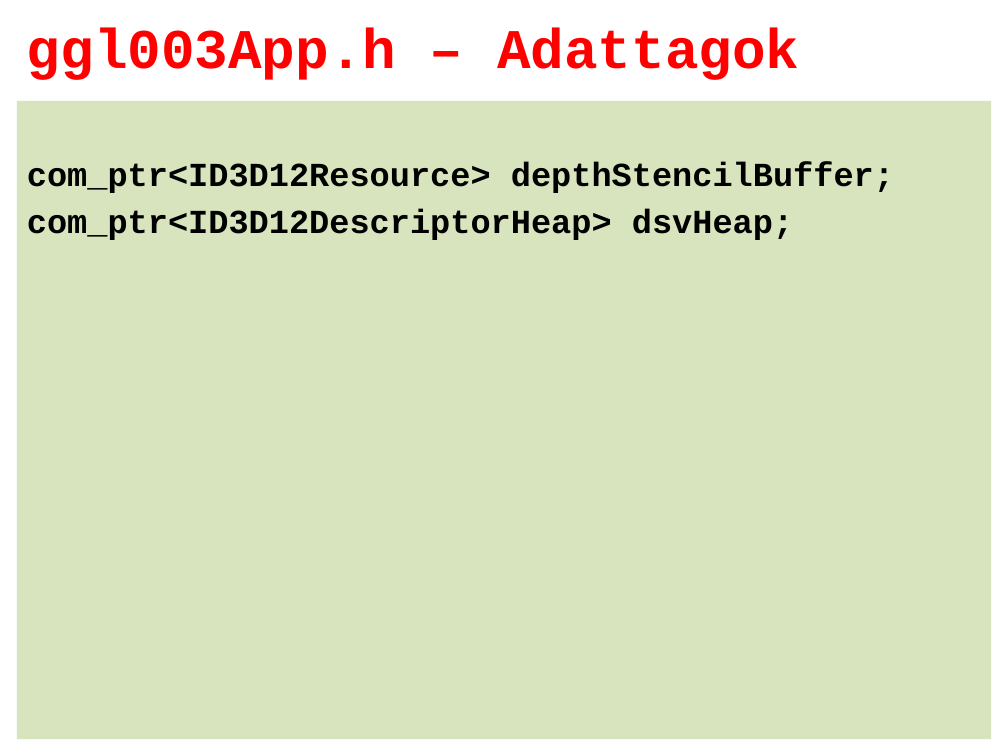
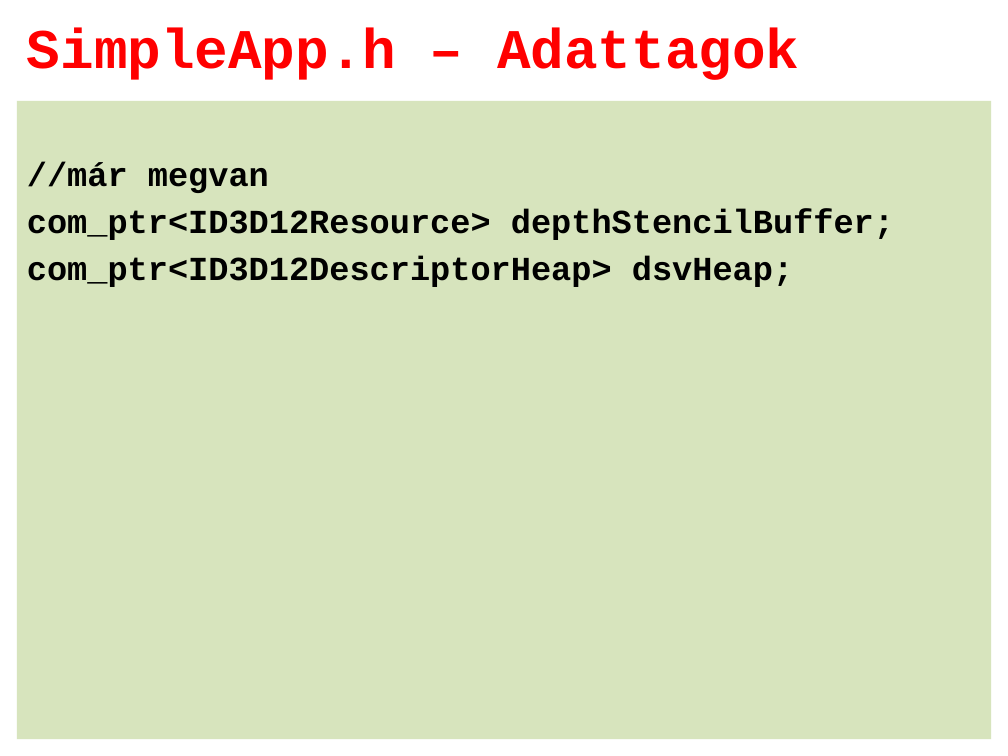
Before and after one commit to szecsi/dx12, a slide deck: slide 10 of Slides/ggl003-Assimp.pptx. Drawn at 1008x756 pixels with LibreOffice and Linux fonts; fonts in the diff are those of the drawing; background and template pictures are left out. Boxes give left, top, right and bottom in pixels: in the first picture for what was removed or moved away, otherwise in the second. Text is boxed around its words. In the diff, an @@ line names an element or a change of style, - is before the commit and + after.

```diff
--- a/Slides/ggl003-Assimp.pptx
+++ b/Slides/ggl003-Assimp.pptx
@@ title at (27,28,799,80): text changed @@
-ggl003App.h – Adattagok
+SimpleApp.h – Adattagok
@@ text at (27,162,269,193): paragraph added @@
+//már megvan
```
Also in this commit, not shown: 4 other slides changed, 16 other files.
